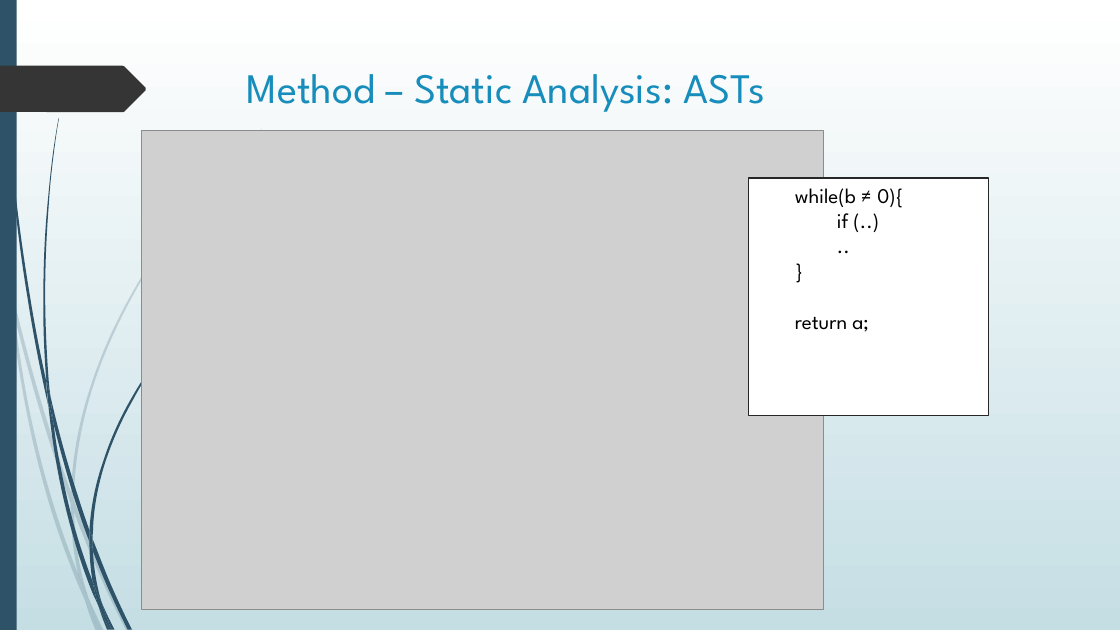
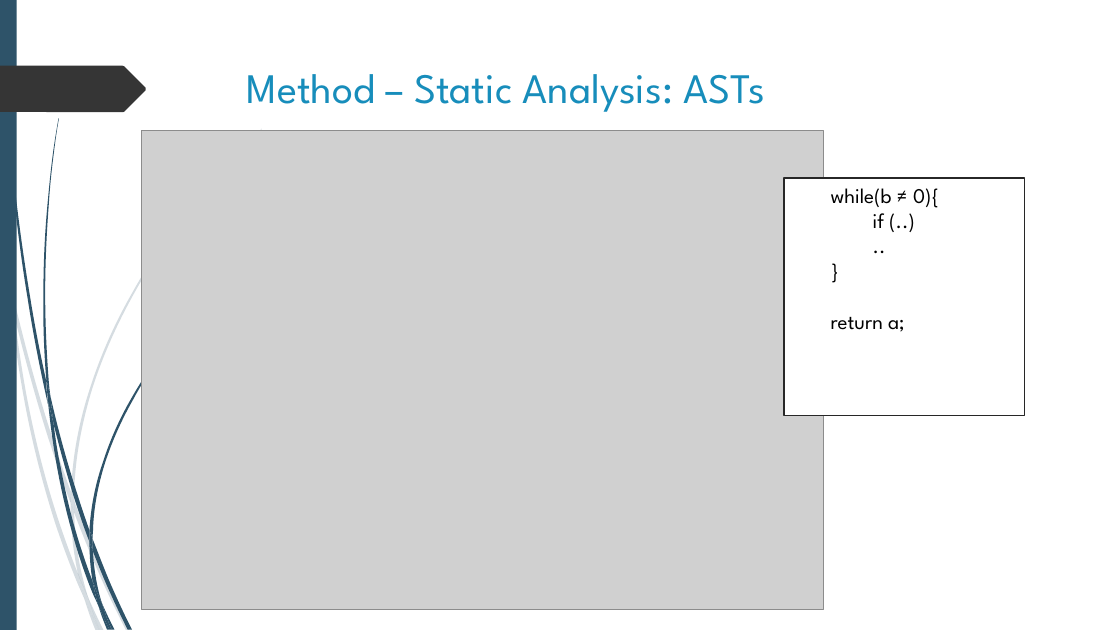
Before and after one commit to shahamish150294/PrefetchProcrastinatorAndroid, a slide deck: slide 5 of Prefetch Procrastinator Final Presentation.pptx (slide 11 before the commit). Drawn at 1120x630 pixels with LibreOffice and Linux fonts; fonts in the diff are those of the drawing; grey boxes stand for pictures. Boxes give left, top, right and bottom in pixels: in the first picture for what was removed or moved away, otherwise in the second. Text is boxed around its words. In the diff, an @@ line names an element or a change of style, - is before the commit and + after.

```diff
--- a/Prefetch Procrastinator Final Presentation.pptx
+++ b/Prefetch Procrastinator Final Presentation.pptx
@@ background gradient #FFFFFF to #C5DEE5 to #FFFFFF @@
@@ rectangle: place and size @@
-rectangle at (749, 178, 989, 416)
+rectangle at (785, 178, 1025, 416)
@@ text "while(b ≠ 0){": place and size @@
-text "while(b ≠ 0){" at (795, 188, 903, 332)
+text "while(b ≠ 0){" at (831, 188, 939, 332)
```
Also in this commit, not shown: 14 other slides changed, 6 slides removed.
